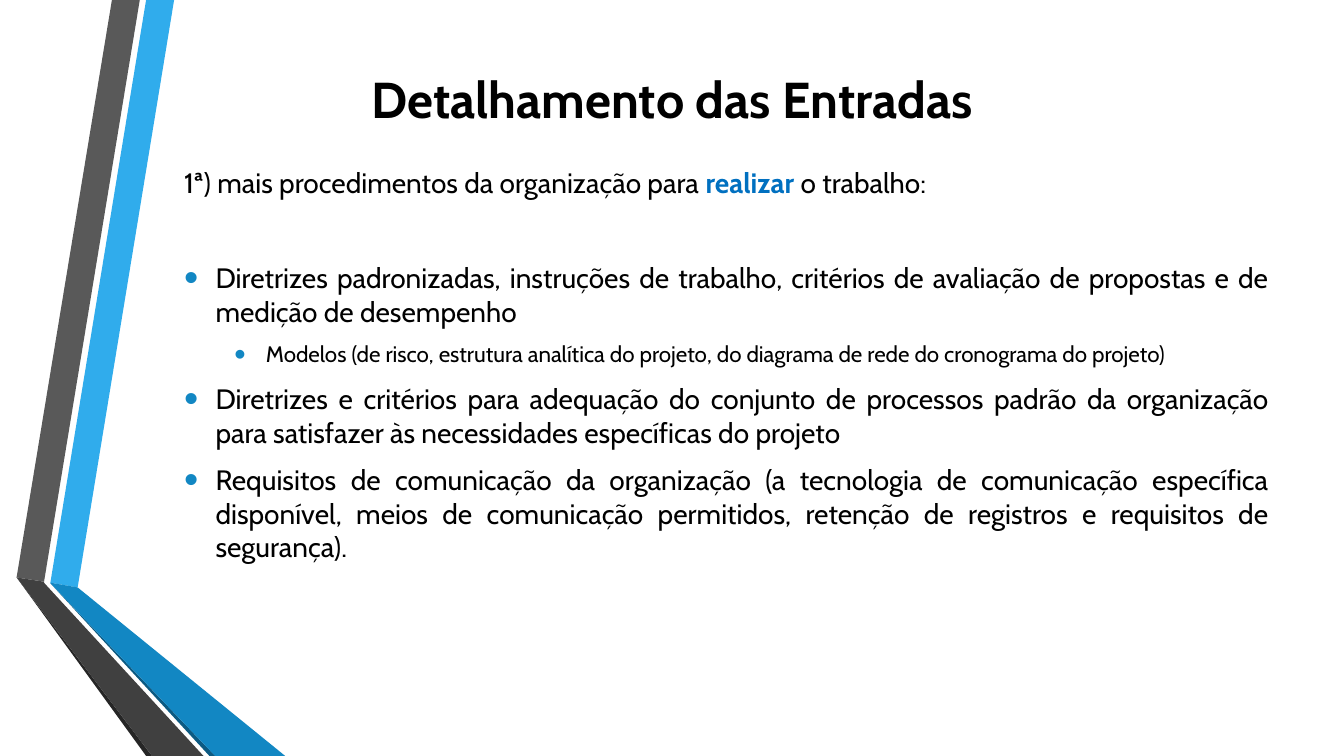
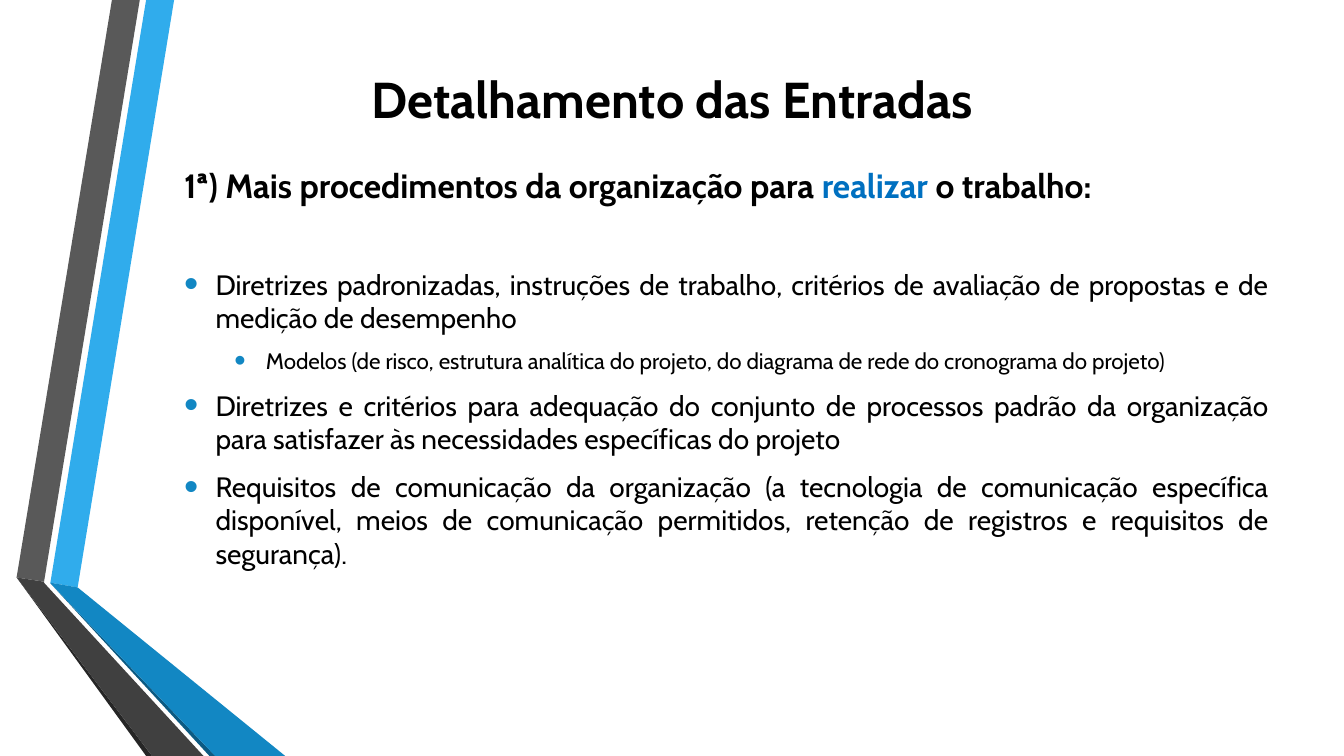
Before and after one commit to jharbes/ADMINISTRACAO-DE-REDES, a slide deck: slide 12 of RELATORIO PROVA P2/relatorio-pmbok-capitulo4-jharbes.pptx. Drawn at 1344x756 pixels with LibreOffice and Linux fonts; fonts in the diff are those of the drawing. Boxes give left, top, right and bottom in pixels: in the first picture for what was removed or moved away, otherwise in the second. Text is boxed around its words. In the diff, an @@ line names an element or a change of style, - is before the commit and + after.

```diff
--- a/RELATORIO PROVA P2/relatorio-pmbok-capitulo4-jharbes.pptx
+++ b/RELATORIO PROVA P2/relatorio-pmbok-capitulo4-jharbes.pptx
@@ text at bbox=[184, 172, 1091, 206]: text changed; size 20 to 24 pt; bold on @@
-1ª) mais procedimentos da organização para realizar o trabalho:
+1ª) Mais procedimentos da organização para realizar o trabalho:
```
Also in this commit, not shown: 9 other slides changed.
